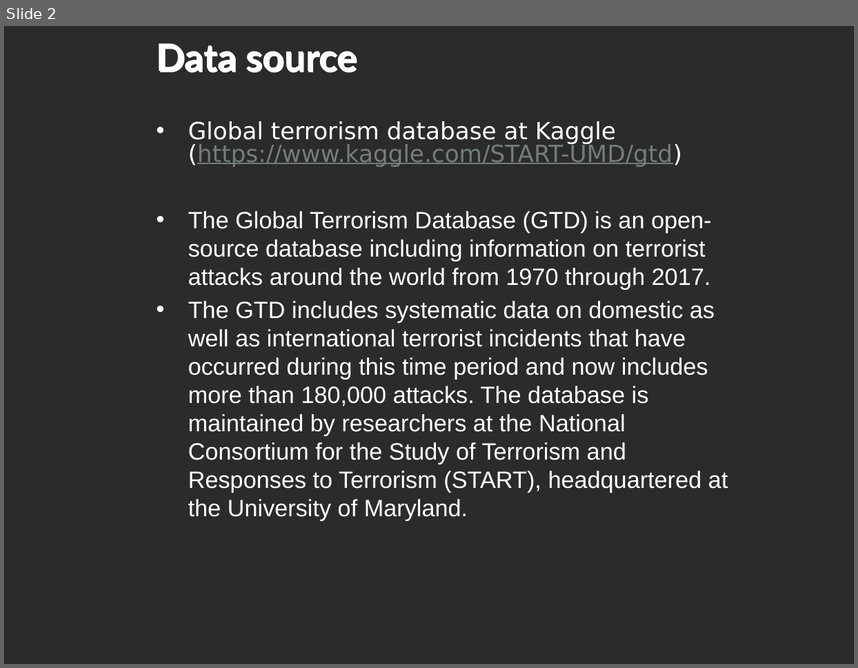
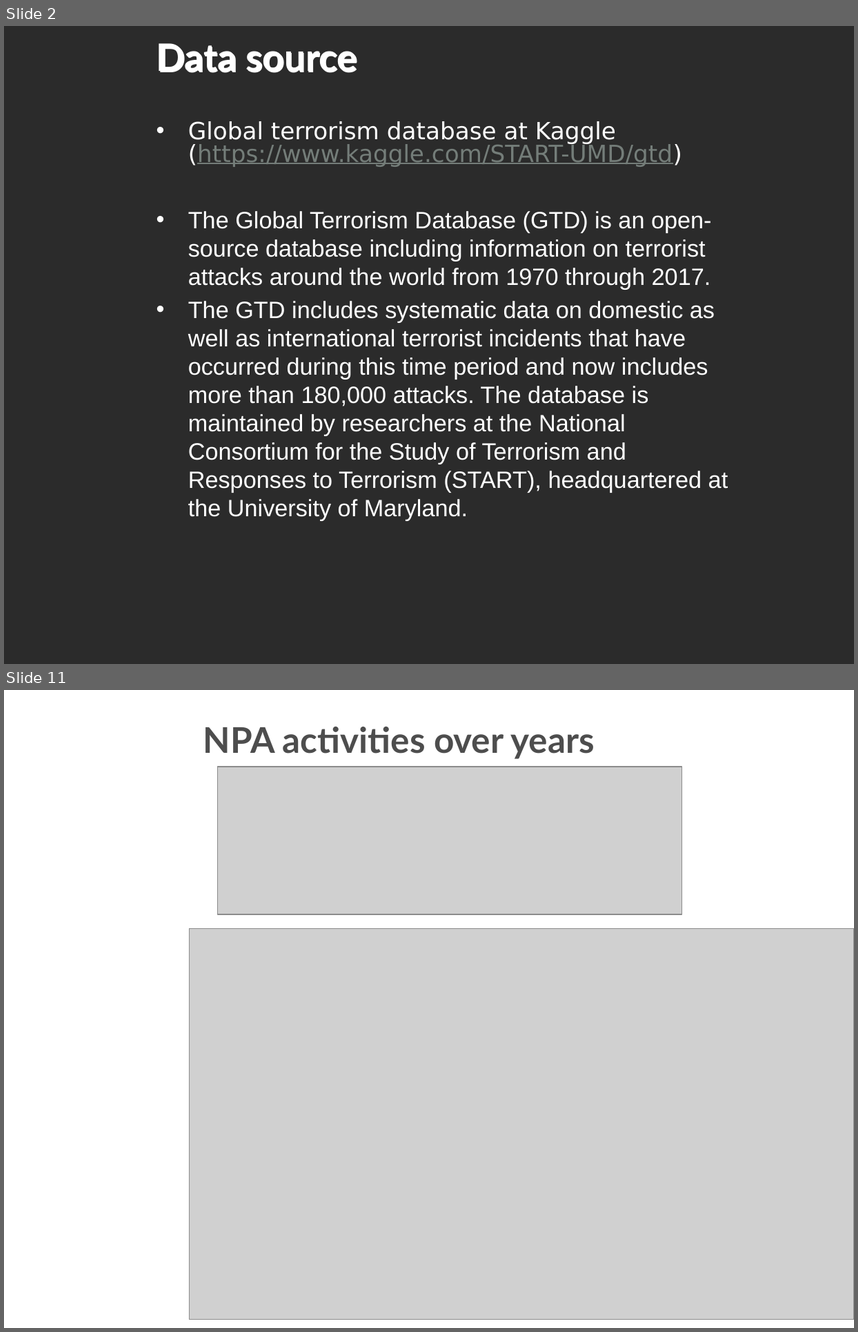
Before and after one commit to ImAFK/NTUST-Big-Terrorism, a slide deck: BigDataSlides.pptx. Shown one above the other, each under a label of ours: slide 2 before the commit, slides 2 and 11 after it; the slides between them are not shown. The pictures are 858x668 and 858x1332 pixels, drawn with LibreOffice and Linux fonts; fonts in the diff are those of the drawing; grey boxes stand for pictures; background and template pictures are left out; a plain dark background stands for a picture behind light text. Boxes give left, top, right and bottom in pixels: in the first picture for what was removed or moved away, otherwise in the second. Text is boxed around its words. In the diff, an @@ line names an element or a change of style, - is before the commit and + after.

```diff
--- a/BigDataSlides.pptx
+++ b/BigDataSlides.pptx
@@ slide 11 added at box(4, 690, 854, 1328), background picture (left out) @@
@@ text added at box(203, 727, 595, 759), 30 pt, text #4D4D4D, bold @@
+NPA activities over years
@@ picture added at box(217, 767, 682, 914) @@
@@ picture added at box(190, 928, 854, 1318) @@
```
Also in this commit, not shown: 2 other slides changed, 9 other slides added.
